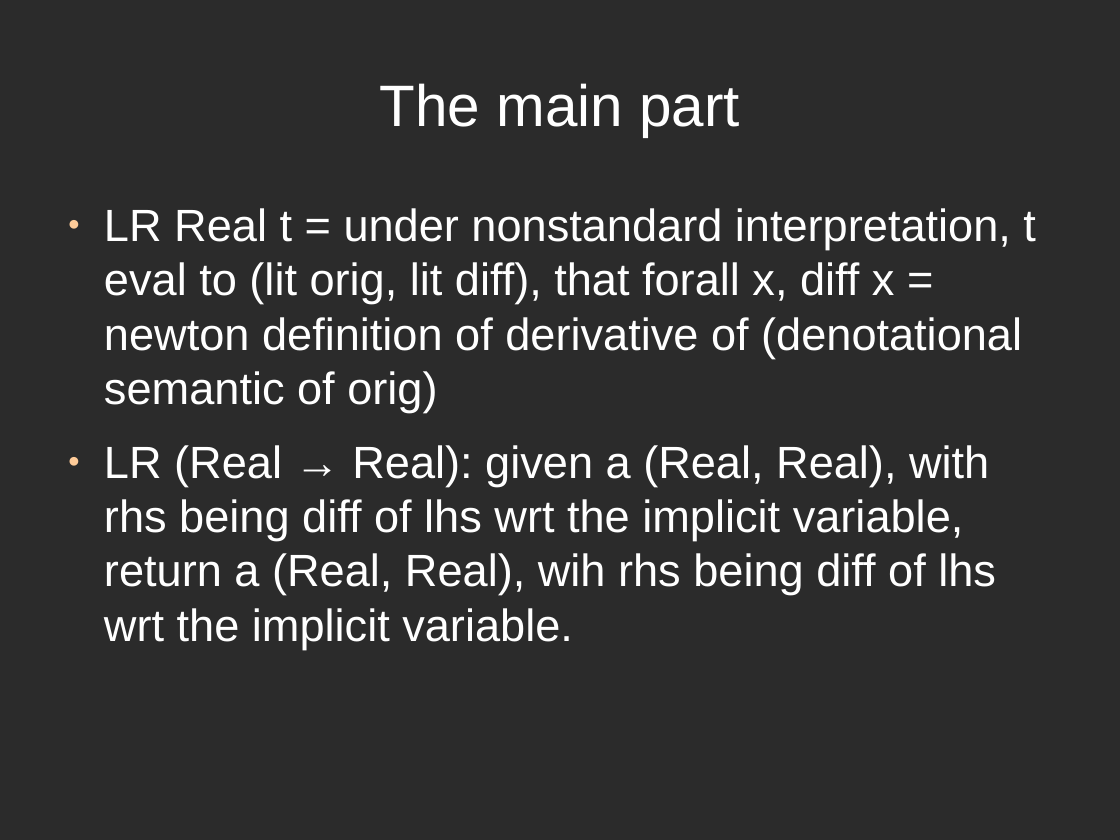
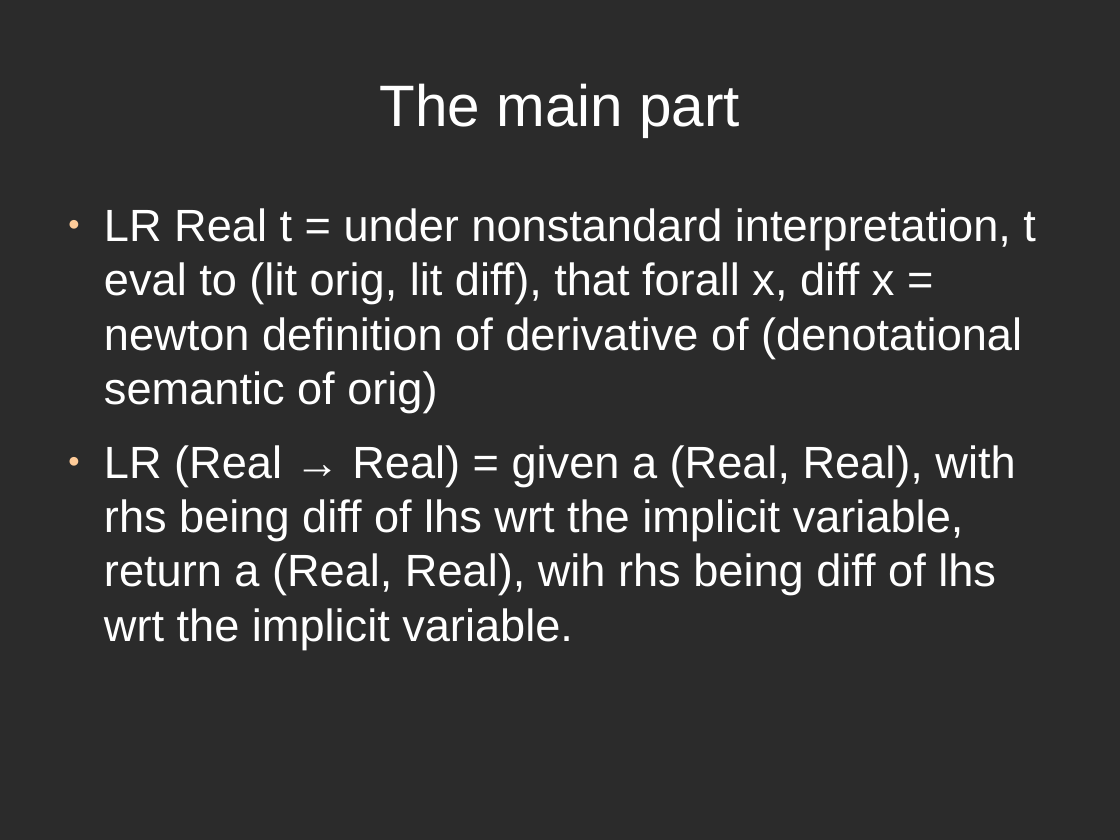
Before and after one commit to ThoughtWorksInc/DeepDarkFantasy, a slide deck: slide 14 of Talk.odp (slide 13 before the commit). Drawn at 1120x840 pixels with LibreOffice and Linux fonts; fonts in the diff are those of the drawing; background and template pictures are left out; a plain dark background stands for a picture behind light text. Boxes give left, top, right and bottom in pixels: in the first picture for what was removed or moved away, otherwise in the second. Text is boxed around its words. In the diff, an @@ line names an element or a change of style, - is before the commit and + after.

```diff
--- a/Talk.odp
+++ b/Talk.odp
@@ text at [104,445,1015,649]: text changed @@
-● LR (Real → Real): given a (Real, Real), with rhs being diff of lhs wrt the implicit variable, return a (Real, Real), wih rhs being diff of lhs wrt the implicit variable.
+● LR (Real → Real) = given a (Real, Real), with rhs being diff of lhs wrt the implicit variable, return a (Real, Real), wih rhs being diff of lhs wrt the implicit variable.
```
Also in this commit, not shown: 17 other slides changed, 1 slide added, 1 slide removed.
